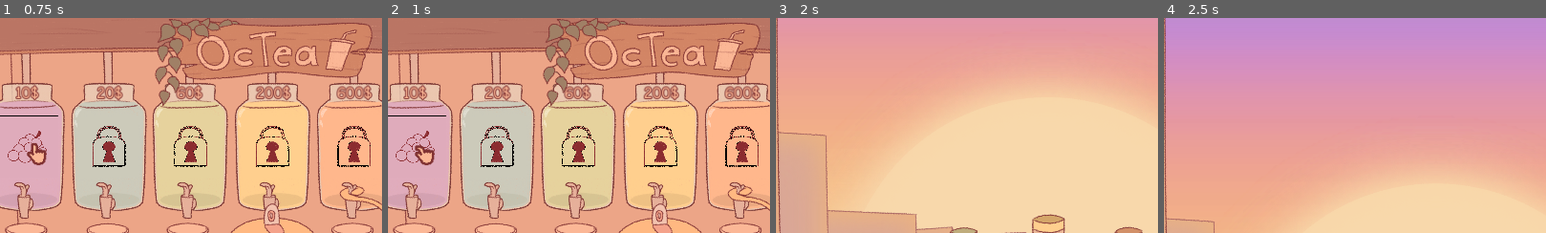
Above: before the commit, frames 1-4 (left to right).
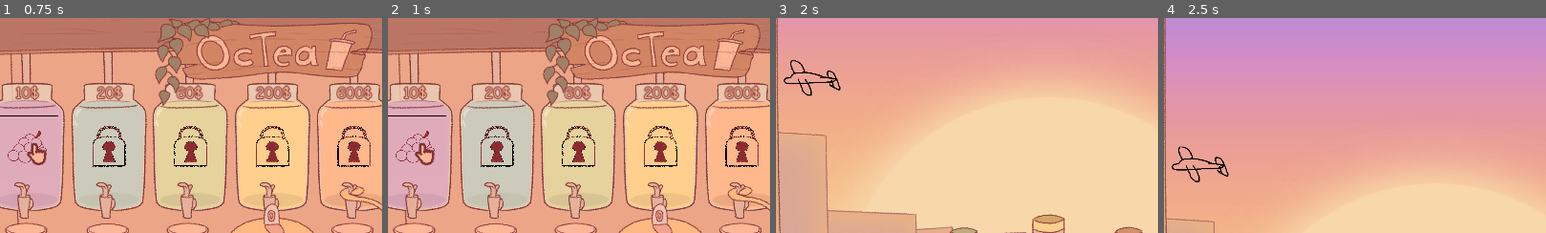
Above: after the commit, the same moments.

Repository: Spedinja/GGJ25
Game: Godot game, scene res://scenes/main_menu.tscn
Two runs of this game, one before a commit and one after it. Both use one fixed random seed, a clock stepped at 60 frames per second and the inputs below. Sound files missing from this copy of the repository are replaced by a short silence.
Inputs (mouse positions are % of the whole screen's width and height, from its top left):
- Up to frame 1 (0.75 s): click "Start Game" at 0.5 s
- Up to frame 2 (1 s): no input
- Up to frame 3 (2 s): click (99, 2) at 1.25 s
- Up to frame 4 (2.5 s): click (26, 70) at 2 s
The pictures show only the part of the screen within x 14-64%, y 0-50%; the shares and areas given below are measured in that part.

Frame 1 is identical in both runs. In frame 2, less than 0.1% of the frame differs, in the area x 7-10%, y 58-63%; in frame 3, 0.4%; in frame 4, 0.4%, in the area x 2-17%, y 59-77%.

Commit message:
Testing Plane

Diff:
--- a/project.godot
+++ b/project.godot
@@ -28,6 +28,7 @@
 window/size/window_width_override=1280
 window/size/window_height_override=720
 window/stretch/mode="canvas_items"
+mouse_cursor/custom_image="res://sprites/tutorial/Temp_cursor_slide.png"
 
 [global_group]
 
--- /dev/null
+++ b/scenes/plane.tscn
@@ -0,0 +1,18 @@
+[gd_scene load_steps=4 format=3 uid="uid://cpiju8q6q2y1o"]
+
+[ext_resource type="Script" path="res://scripts/plane.gd" id="1_3r5b6"]
+[ext_resource type="Texture2D" uid="uid://crcrbm5o5cf48" path="res://sprites/Temp_Plane.png" id="2_cg0jd"]
+
+[sub_resource type="CapsuleShape2D" id="CapsuleShape2D_4hl2w"]
+radius = 50.0
+height = 172.0
+
+[node name="Plane" type="Area2D"]
+script = ExtResource("1_3r5b6")
+
+[node name="PlaneSprite" type="Sprite2D" parent="."]
+texture = ExtResource("2_cg0jd")
+
+[node name="CollisionShape2D" type="CollisionShape2D" parent="."]
+rotation = 1.5708
+shape = SubResource("CapsuleShape2D_4hl2w")
--- a/scenes/player_area.tscn
+++ b/scenes/player_area.tscn
@@ -18,6 +18,7 @@
 [ext_resource type="Resource" uid="uid://cnvtg0m6725hy" path="res://ressources/spawner/Spawner6.tres" id="9_ckta8"]
 [ext_resource type="Resource" uid="uid://c2tesf1rynblm" path="res://ressources/spawner/Spawner7.tres" id="10_83vmp"]
 [ext_resource type="Texture2D" uid="uid://c3jshdj8m2qvw" path="res://sprites/MachineIcons/Icon_Machine_ 1b.png" id="11_btw05"]
+[ext_resource type="PackedScene" uid="uid://cpiju8q6q2y1o" path="res://scenes/plane.tscn" id="12_2qq77"]
 [ext_resource type="Texture2D" uid="uid://diusxp3a0volv" path="res://sprites/MachineIcons/Icon_Machine_ 2b.png" id="13_mpu0g"]
 [ext_resource type="Shader" path="res://scripts/outline.gdshader" id="13_sfoo4"]
 [ext_resource type="Texture2D" uid="uid://bxkxark5fc14w" path="res://sprites/MachineIcons/Icon_Machine_ 3b.png" id="15_3ls3x"]
@@ -98,6 +99,9 @@
 [node name="Sprite2D" type="Sprite2D" parent="BubbleArea/SpawnArea"]
 position = Vector2(960, 540)
 texture = ExtResource("4_uh3b7")
+
+[node name="Plane" parent="BubbleArea/SpawnArea" instance=ExtResource("12_2qq77")]
+position = Vector2(364, 368)
 
 [node name="BubbleArea_HUD" type="CanvasLayer" parent="BubbleArea"]
 
--- a/scenes/tutorial/tutorial_1.tscn
+++ b/scenes/tutorial/tutorial_1.tscn
@@ -39,7 +39,7 @@
 position = Vector2(-590, -198)
 scale = Vector2(2, 2)
 sprite_frames = SubResource("SpriteFrames_i2661")
-frame_progress = 0.831118
+frame_progress = 0.508401
 
 [node name="RichTextLabel" type="Label" parent="."]
 offset_left = -657.0
--- a/scripts/bubble.gd
+++ b/scripts/bubble.gd
@@ -13,6 +13,7 @@
 var is_clicked = false
 
 func _ready() -> void:
+	connect("body_entered", Callable(self, "_on_body_entered"))
 	self.bubbleScale= randf_range(1,4)
 	self.setBubbleScale(bubbleScale)
 	self.direction = randf_range(-1,1)
@@ -31,12 +32,16 @@
 func _input_event(viewport, event, shape_idx):
 	if event is InputEventMouseButton and event.button_index == MOUSE_BUTTON_LEFT and event.pressed:
 		if not is_clicked:
-			is_clicked = true
-			#emit_signal("bubble_popped")
-			SignalManager.bubble_popped.emit(self.getBubbleValue())
-			SignalManager.bubble_popped.emit()
-			queue_free()  # Removes the bubble when clicked (pops it)
-			#get_tree().root.get_node("MainScene").add_score(10)  # Add points to the score
+			pop_this_bubble()
+
+
+func pop_this_bubble():
+	is_clicked = true
+	#emit_signal("bubble_popped")
+	SignalManager.bubble_popped.emit(self.getBubbleValue())
+	SignalManager.bubble_popped.emit()
+	queue_free()  # Removes the bubble when clicked (pops it)
+	#get_tree().root.get_node("MainScene").add_score(10)  # Add points to the score
 
 func setBubbleScale(givenScale) -> void:
 	bubbleScale = givenScale
@@ -54,3 +59,7 @@
 	self.bubble_data.amplitude = self.bubble_data.amplitude + (multiplier * 10)
 	self.bubble_data.upwards_speed = self.bubble_data.upwards_speed + (multiplier * 10)
 	#self.bubble_data = self.bubble_data.bubbleValue * multiplier  #bubbleScale * multiplier
+
+func _on_body_entered(body):
+	if body.has_method("pop_bubble"):
+		pop_this_bubble()
--- /dev/null
+++ b/scripts/plane.gd
@@ -0,0 +1,4 @@
+extends Area2D
+
+func pop_bubble():
+	print("Bubble popped!")
Not shown: 1 places in scenes/player_area.tscn that only renumber resources
Binary file added: sprites/Temp_Plane.png
Not shown, added: sprites/Temp_Plane.png.import
